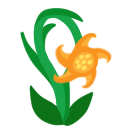
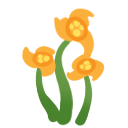
Revision of a layered 128 x 128 image; what changed, layer by layer:
added group "Group 10" with 3 layers above "Group 8" over <box>20,7,112,127</box>
added layer "Paint Layer 11" in group "Group 10" over <box>20,7,112,127</box>
added layer "Paint Layer 12" in group "Group 10" over <box>20,7,112,127</box>
added layer "Paint Layer 9" in group "Group 10" over <box>20,7,112,127</box>
moved "Copy of Group 3" into group "Group 8" over <box>44,7,112,127</box>
painted on "Paint Layer 2" over <box>47,7,112,97</box>
painted on "Copy of Background" over <box>44,7,112,127</box>
painted on "Paint Layer 1" over <box>44,7,112,127</box>
moved "Group 6" into group "Group 8" over <box>20,7,112,127</box>
moved "Paint Layer 4" into group "Group 8" over <box>20,7,112,127</box>
moved "Paint Layer 7" into group "Group 8" over <box>20,7,112,127</box>
